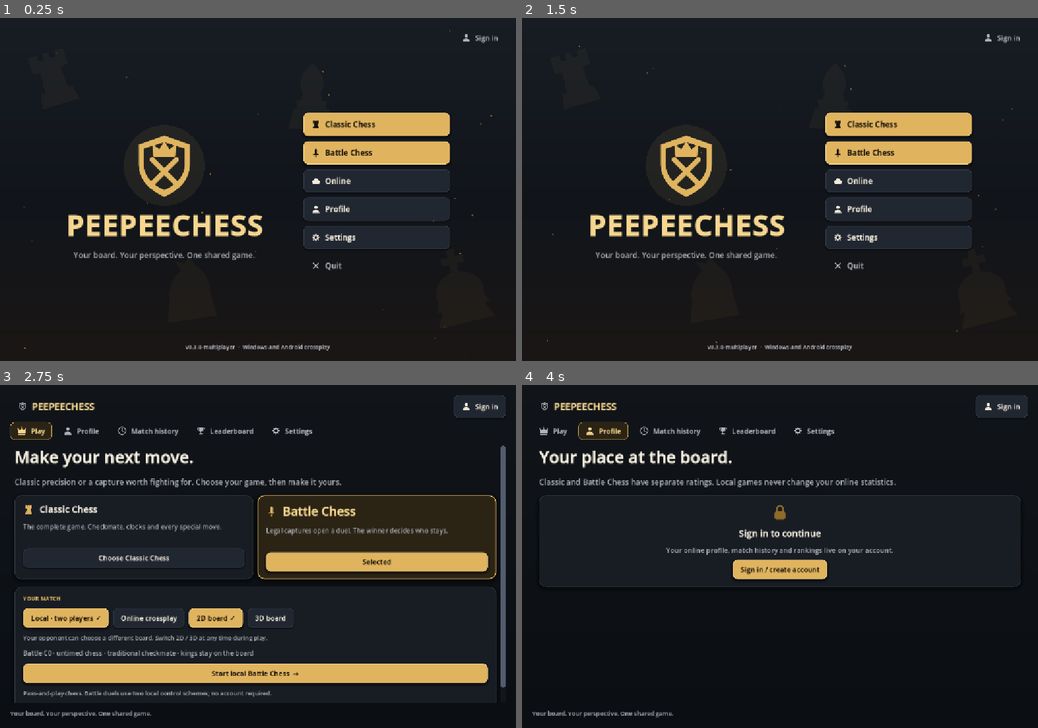
Above: before the commit, frames 1-4 (two rows, left to right).
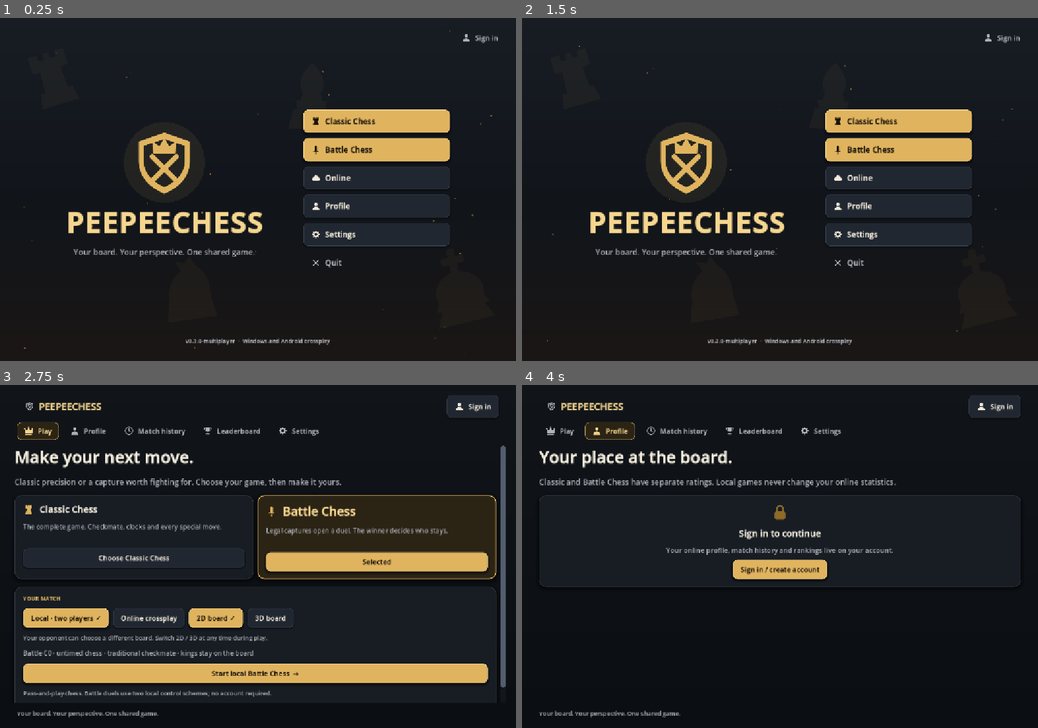
Above: after the commit, the same moments.

Repository: liamvwoudenberg-lang/Peepeechess
Game: Godot game, scene res://ui/application.tscn
The game is run twice, just before and just after one commit, with the same random seed, the same clock (stepped at 60 frames per second) and the same inputs.
Inputs:
- Up to frame 1 (0.25 s): no input
- Up to frame 2 (1.5 s): click "Sign in" at 0.5 s; click "PEEPEECHESS" at 1.25 s
- Up to frame 3 (2.75 s): click "Battle Chess" at 2 s
- Up to frame 4 (4 s): click "Sign in" at 2.75 s; click "Profile" at 3.5 s

The runs differ from the first frame. In frame 1, 6.0% of the frame differs, in the area x 13-88%, y 26-97%; in frame 2, 6.0%; in frame 3, 1.4%; in frame 4, 1.4%.

Commit message:
UI: board colour-blind highlight hook, centred top bar, narrow-screen dialog and battle preview fixes
Co-Authored-By: Claude Sonnet 5.5 <noreply@anthropic.com>
Claude-Session: https://claude.ai/code/session_018mTi2cygrMpF17VUKSSzmh

Diff:
--- /dev/null
+++ b/godot/_shots_tmp.gd
@@ -0,0 +1,121 @@
+extends SceneTree
+# usage: godot --path godot --script res://... can't: script lives outside project; copied to godot/tools_tmp? We load via --script absolute path.
+const Settings = preload("res://ui/application_settings.gd")
+var out := ""
+var tag := ""
+
+class FakeApi:
+	extends Node
+	func call_api(_method: int, path: String, _body: Dictionary = {}, _authenticate: bool = true) -> Dictionary:
+		var record := {"matchId": "m1", "mode": "classic", "ranked": true, "whitePlayerId": "p1", "blackPlayerId": "p2", "whiteName": "Sir Galahad", "blackName": "Morgan", "result": "white", "reason": "checkmate", "finalFen": "x", "plies": 73, "completedAt": 1800000000000, "ratingChange": {"white": 16, "black": -16}}
+		var lost := record.duplicate(true)
+		lost.result = "black"
+		lost.mode = "battle"
+		lost.ranked = false
+		if path.begins_with("/v1/history"):
+			return {"ok": true, "data": {"matches": [record, lost, record], "nextOffset": 20}}
+		if path.begins_with("/v1/leaderboard"):
+			var out := []
+			for i in 6:
+				out.append({"playerId": "p%d" % (i + 1), "displayName": ["Sir Galahad", "Morgan", "Lancelot du Lac", "Guinevere", "Percival", "Tristan"][i], "classic": {"rating": 1800 - i * 60, "wins": 40 - i * 3, "losses": 8 + i, "draws": 3, "games": 55}, "battle": {"rating": 1700 - i * 50, "wins": 30, "losses": 9, "draws": 1, "games": 40}})
+			return {"ok": true, "data": {"players": out}}
+		return {"ok": false, "message": "offline"}
+
+func args() -> Dictionary:
+	var d := {}
+	for a in OS.get_cmdline_user_args():
+		if a.begins_with("--") and a.contains("="):
+			var kv = a.substr(2).split("=", true, 1)
+			d[kv[0]] = kv[1]
+	return d
+
+func snap(name: String) -> void:
+	for i in 4:
+		await process_frame
+	await RenderingServer.frame_post_draw
+	var img := root.get_texture().get_image()
+	img.save_png("%s/%s_%s_%dx%d.png" % [out, tag, name, img.get_width(), img.get_height()])
+
+func _initialize() -> void:
+	call_deferred("run")
+
+func run() -> void:
+	var a := args()
+	out = a.get("out", "/tmp")
+	tag = a.get("tag", "x")
+	var which: String = a.get("which", "app")
+	Settings.loaded = true
+	root.content_scale_factor = float(a.get("scale", "1.0"))
+	Settings.preferred_3d = false
+	Settings.account = {"playerId": "p1", "displayName": "Sir Galahad", "username": "galahad", "classic": {"rating": 1432, "wins": 12, "losses": 5, "draws": 2, "games": 19}, "battle": {"rating": 1288, "wins": 4, "losses": 3, "draws": 0, "games": 7}}
+	Settings.token = "x"
+	if which == "app":
+		var app = load("res://ui/application.tscn").instantiate()
+		root.add_child(app)
+		await snap("01_home")
+		if app.has_method("navigate"):
+			for p in ["play", "settings", "profile", "account"]:
+				app.navigate(p)
+				await snap("02_" + p)
+			app.selected_mode = "battle"
+			app.navigate("play")
+			await snap("02_play_battle")
+			app.online = true
+			app.navigate("play")
+			await snap("02_play_online")
+	elif which == "game":
+		var game = load("res://app/main.tscn").instantiate()
+		root.add_child(game)
+		await snap("03_game")
+		game._switch_mode(1)
+		await snap("04_battle_start")
+		game._show_new()
+		await snap("05_newdialog")
+		game.new_dialog.hide()
+		game._battle_phase("preview")
+		game._capture_preview({"attacker": {"role": "n", "color": "w", "stats": {"maxHp": 80}}, "defender": {"role": "p", "color": "b", "square": "e5", "stats": {"maxHp": 40}}, "from": "c4", "to": "e5"})
+		await snap("06_battle_card")
+	elif which == "more":
+		var app3 = load("res://ui/application.tscn").instantiate()
+		root.add_child(app3)
+		await process_frame
+		app3.api.queue_free()
+		var fake = FakeApi.new()
+		app3.api = fake
+		app3.add_child(fake)
+		for p in ["history", "leaderboard"]:
+			app3.navigate(p)
+			await snap("08_" + p)
+		app3.navigate("settings")
+		await process_frame
+		ControlsScreen.open(app3)
+		await snap("09_controls")
+		Settings.token = ""
+		app3.navigate("profile")
+		await snap("10_signedout_profile")
+		app3.online = true
+		app3.navigate("play")
+		await snap("11_online_gate")
+	elif which == "game2":
+		var g = load("res://app/main.tscn").instantiate()
+		root.add_child(g)
+		await process_frame
+		g.game.new_game(600000, 0, "r1bqkbnr/ppp2ppp/2n5/3pp3/2B1P3/5N2/PPPP1PPP/RNBQK2R w KQkq - 0 4")
+		g.game.start_clock()
+		g.game.play("f3", "e5")
+		g.game.play("c6", "e5")
+		g.game.play("d2", "d4")
+		await snap("12_game_moves")
+		g.game.new_game(600000, 0, "4k3/8/8/8/8/8/4R3/4K3 b - - 0 1")
+		await snap("13_game_check")
+		g.set_flipped(true)
+		g._request_move("a7", "a8", true)
+		await snap("14_promotion")
+	elif which == "results":
+		var app2 = load("res://ui/application.tscn").instantiate()
+		root.add_child(app2)
+		await process_frame
+		var R = load("res://ui/results.gd")
+		R.show_dialog(app2, {"result": "1-0", "reason": "checkmate", "mode": "classic", "plies": 41}, func(): pass, func(): pass)
+		await snap("07_results")
+	quit()
--- a/godot/app/main.gd
+++ b/godot/app/main.gd
@@ -382,12 +382,12 @@
 	battle_card.theme_type_variation = "RaisedPanel"
 	center.add_child(battle_card)
 	var column = VBoxContainer.new()
-	column.custom_minimum_size.x = 380
+	column.custom_minimum_size.x = 280
 	column.add_theme_constant_override("separation", 14)
 	battle_card.add_child(column)
 	battle_detail = _label(column, "", 16)
 	battle_detail.autowrap_mode = TextServer.AUTOWRAP_WORD_SMART
-	battle_detail.custom_minimum_size.x = 340
+	battle_detail.custom_minimum_size.x = 260
 	battle_detail.theme_type_variation = "Muted"
 	fight_button = Kit.primary(column, "Start battle", _start_battle_pressed, "sword")
 	battle_cancel = _button(column, "Cancel capture", _cancel_battle_transition)
--- a/godot/boards/board_2d.gd
+++ b/godot/boards/board_2d.gd
@@ -1,5 +1,6 @@
 class_name ChessBoard2D
 extends Control
+const UiPrefs = preload("res://ui/theme/ui_prefs.gd")  # colour-blind-safe highlight option
 const Rules = preload("res://chess/chess_engine.gd")
 const Interaction = preload("res://boards/board_interaction.gd")
 const ATLAS = preload("res://assets/board/legions-drawn.png")
@@ -100,13 +101,13 @@
 		if at == interaction.selected:
 			draw_rect(tile, Color(0.96, 0.79, 0.37, 0.65))
 		if game.engine.board[at] == ("K" if game.engine.turn == "w" else "k") and game.engine.in_check():
-			draw_circle(tile.get_center(), pitch * 0.48, Color(0.9, 0.25, 0.25, 0.75))
+			draw_circle(tile.get_center(), pitch * 0.48, Color(UiPrefs.capture_highlight(Color(0.9, 0.25, 0.25)), 0.75))
 		for m in interaction.destinations:
 			if m.to == at:
 				if game.engine.board[at].is_empty() and m.flag != "ep":
-					draw_circle(tile.get_center(), pitch * 0.13, Color(0.07, 0.24, 0.24, 0.5))
+					draw_circle(tile.get_center(), pitch * 0.13, Color(UiPrefs.move_highlight(Color(0.07, 0.24, 0.24)), 0.7 if UiPrefs.colorblind else 0.5))
 				else:
-					draw_arc(tile.get_center(), pitch * 0.43, 0, TAU, 48, Color("f4d78e"), 3, true)
+					draw_arc(tile.get_center(), pitch * 0.43, 0, TAU, 48, UiPrefs.capture_highlight(Color("f4d78e")), 3, true)
 	# Existing illustrated pieces, preserving stable IDs when animating promotions/castles.
 	for id in _current:
 		var at: int = _current[id]
--- a/godot/ui/application.gd
+++ b/godot/ui/application.gd
@@ -42,6 +42,7 @@
 var _refresh_generation = 0
 var _menu_buttons: Dictionary = {}
 var _topbar: Control
+var _topbar_holder: Control
 var _page_width: MarginContainer
 var _topbar_badge: Button
 var _backdrop: Control
@@ -109,9 +110,13 @@
 	var column = VBoxContainer.new()
 	column.add_theme_constant_override("separation", 14)
 	margin.add_child(column)
+	var top_width = MaxWidth.new()  # keeps the navigation aligned with the centred page column on wide screens
+	top_width.size_flags_horizontal = Control.SIZE_EXPAND_FILL
+	column.add_child(top_width)
 	_topbar = VBoxContainer.new()
 	_topbar.add_theme_constant_override("separation", 10)
-	column.add_child(_topbar)
+	top_width.add_child(_topbar)
+	_topbar_holder = top_width
 	var brand_row = HBoxContainer.new()
 	brand_row.add_theme_constant_override("separation", 12)
 	_topbar.add_child(brand_row)
@@ -142,7 +147,10 @@
 	content.size_flags_vertical = Control.SIZE_EXPAND_FILL
 	content.add_theme_constant_override("separation", 18)
 	page_width.add_child(content)
-	notice = _label(column, "Your board. Your perspective. One shared game.", 14, MUTED)
+	var footer = MaxWidth.new()
+	footer.size_flags_horizontal = Control.SIZE_EXPAND_FILL
+	column.add_child(footer)
+	notice = _label(footer, "Your board. Your perspective. One shared game.", 14, MUTED)
 	_update_badge()
 
 ## Circle on a controller: leave a sub-page for Play (PadUi calls this only when no dialog is open).
@@ -161,7 +169,7 @@
 	for key in _menu_buttons:
 		_menu_buttons[key].theme_type_variation = "NavButtonActive" if key == page else "NavButton"
 	account_badge = _topbar_badge
-	_topbar.visible = page != "home"
+	_topbar_holder.visible = page != "home"
 	notice.visible = page != "home"
 	_backdrop.mode = "home" if page == "home" else "page"
 	_page_width.max_width = 4000.0 if page == "home" else 1120.0
@@ -381,7 +389,7 @@
 		bar.tooltip_text = "Wins out of games played"
 		column.add_child(bar)
 		_label(column, "%d wins   %d losses   %d draws   ·   %d games" % [stats.get("wins", 0), stats.get("losses", 0), stats.get("draws", 0), games], 15, MUTED)
-	Kit.button(card, "Match history", func(): navigate("history"), "", "clock")
+	Kit.button(card, "Match history", func(): navigate("history"), "", "clock").size_flags_horizontal = Control.SIZE_SHRINK_BEGIN
 
 func _refresh_account() -> void:
 	var generation = _refresh_generation
@@ -447,7 +455,7 @@
 		var opponent: String = record.blackName if is_white else record.whiteName
 		var delta = int(record.ratingChange.white if is_white else record.ratingChange.black)
 		_label(card, "vs " + opponent + " · " + str(record.reason).replace("_", " ") + "\n" + str(record.plies) + " moves · " + ("+" if delta > 0 else "") + str(delta) + " rating · " + Time.get_datetime_string_from_unix_time(int(record.completedAt / 1000)).replace("T", " ") + " UTC", 15, MUTED)
-		Kit.button(card, "Copy final FEN", func(): DisplayServer.clipboard_set(str(record.finalFen)); _message("Final position copied."), "GhostButton", "list")
+		Kit.button(card, "Copy final FEN", func(): DisplayServer.clipboard_set(str(record.finalFen)); _message("Final position copied."), "GhostButton", "list").size_flags_horizontal = Control.SIZE_SHRINK_BEGIN
 	var next = response.data.get("nextOffset")
 	if next != null:
 		_history_more_button = _button(content, "Load older matches", func(): _load_history(generation, int(next)))
--- a/godot/ui/game_hud.gd
+++ b/godot/ui/game_hud.gd
@@ -119,7 +119,7 @@
 	row.add_child(info)
 	var name_label := Kit.label(info, "White" if side == "w" else "Black", "H3", false)
 	var captured := HBoxContainer.new()
-	captured.add_theme_constant_override("separation", -4)
+	captured.add_theme_constant_override("separation", -6)
 	captured.custom_minimum_size.y = 16
 	info.add_child(captured)
 	var balance := Kit.label(captured, "", "Caption", false)
@@ -313,7 +313,8 @@
 	column.add_child(icon)
 	var caption := Kit.label(column, title, "Caption", false)
 	caption.horizontal_alignment = HORIZONTAL_ALIGNMENT_CENTER
-	var role_name := Kit.label(column, ("White " if white else "Black ") + str(PIECE_NAMES.get(str(fighter.get("role", "p")), {"p": "Pawn", "k": "King"}.get(str(fighter.get("role", "p")), "Piece"))), "H3", false)
+	var role_name := Kit.label(column, ("White " if white else "Black ") + str(PIECE_NAMES.get(str(fighter.get("role", "p")), {"p": "Pawn", "k": "King"}.get(str(fighter.get("role", "p")), "Piece"))), "Accent", false)
+	role_name.add_theme_font_size_override("font_size", T.FS_BODY)
 	role_name.horizontal_alignment = HORIZONTAL_ALIGNMENT_CENTER
 	var hp := Kit.label(column, "%s HP" % str(fighter.get("stats", {}).get("maxHp", "?")), "Accent", false)
 	hp.horizontal_alignment = HORIZONTAL_ALIGNMENT_CENTER
@@ -330,7 +331,7 @@
 		m.hud["versus_caption"] = caption
 		row = HBoxContainer.new()
 		row.name = "Versus"
-		row.add_theme_constant_override("separation", T.S4)
+		row.add_theme_constant_override("separation", T.S2)
 		column.add_child(row)
 		column.move_child(row, 1)
 		m.hud["versus"] = row
--- a/godot/ui/theme/peepee_theme.gd
+++ b/godot/ui/theme/peepee_theme.gd
@@ -364,7 +364,7 @@
 	theme.set_color("font_selected_color", "ItemList", T.GOLD_HI)
 
 static func _build_windows(theme: Theme, bold: Font) -> void:
-	var dialog := with_shadow(flat(T.SURFACE, T.BORDER_STRONG, 1, T.R_LG, 24, 20), 24, 8, 0.65)
+	var dialog := with_shadow(flat(T.SURFACE, T.BORDER_STRONG, 1, T.R_LG, 14, 14), 24, 8, 0.65)
 	var border := with_shadow(flat(T.SURFACE, T.GOLD_LO, 2, T.R_LG, 10, 10), 24, 8, 0.65)
 	border.expand_margin_top = 44.0
 	border.content_margin_top = 0
@@ -373,9 +373,9 @@
 	border.content_margin_bottom = 0
 	for type_name in ["AcceptDialog", "ConfirmationDialog"]:
 		theme.set_stylebox("panel", type_name, dialog)
-		theme.set_constant("buttons_separation", type_name, 12)
+		theme.set_constant("buttons_separation", type_name, 8)
 		theme.set_constant("buttons_min_height", type_name, 46)
-		theme.set_constant("buttons_min_width", type_name, 110)
+		theme.set_constant("buttons_min_width", type_name, 80)
 	theme.set_stylebox("embedded_border", "Window", border)
 	theme.set_stylebox("embedded_unfocused_border", "Window", border)
 	theme.set_color("title_color", "Window", T.GOLD_HI)
--- a/godot/ui/theme/title_screen.gd
+++ b/godot/ui/theme/title_screen.gd
@@ -97,6 +97,8 @@
 		button.alignment = HORIZONTAL_ALIGNMENT_LEFT
 		button.add_theme_font_size_override("font_size", T.FS_LEAD)
 		buttons[entry[0]] = button
+	if Input.get_connected_joypads().size() > 0 and buttons.has("classic"):
+		buttons["classic"].call_deferred("grab_focus")   # a pad is plugged in: start with a visible focus ring
 	var bottom_pad := Control.new()
 	bottom_pad.size_flags_vertical = Control.SIZE_EXPAND_FILL
 	root.add_child(bottom_pad)
Not shown, changed: godot/_shots_tmp.gd.uid
